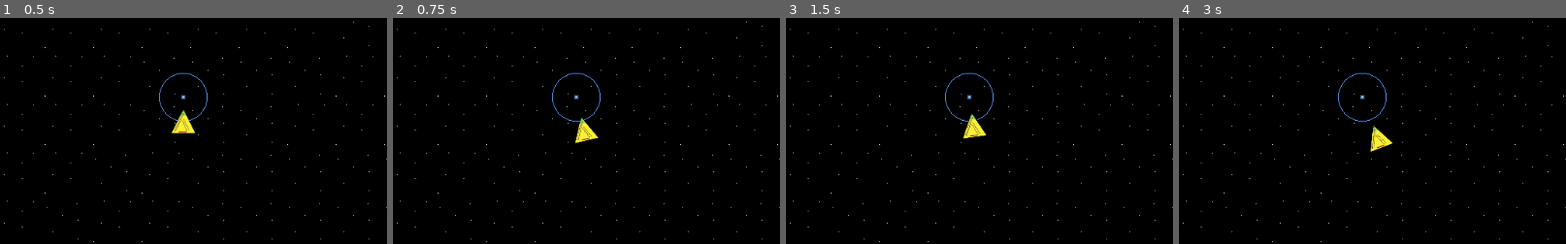
Above: before the commit, frames 1-4 (left to right).
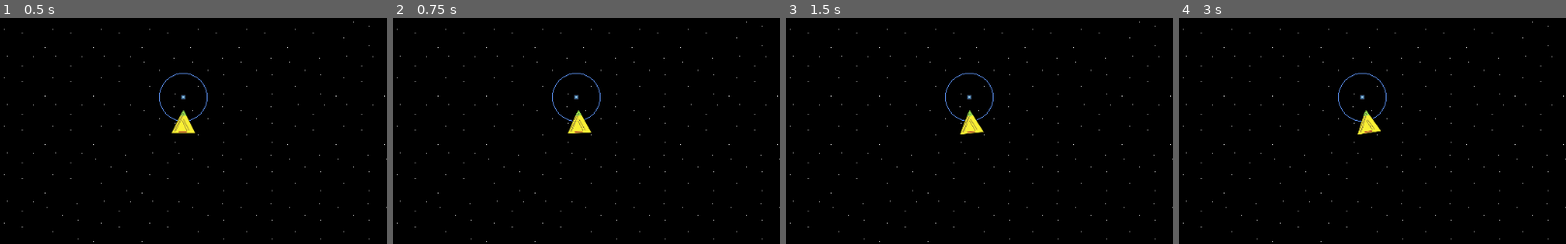
Above: after the commit, the same moments.

Repository: roycocup/round_in_circles
Game: Godot game, scene res://Scenes/World.tscn
Two runs of this game, one before a commit and one after it. Both use one fixed random seed, a clock stepped at 60 frames per second and the inputs below. The engine's default icon, where the game draws it, is replaced by a stand-in: a white triangle on a blue panel in a dark square.
Inputs:
- Up to frame 1 (0.5 s): no input
- Up to frame 2 (0.75 s): tap Enter at 0.5 s; hold Right (ui_right) from 0.53 s (still down)
- Up to frame 3 (1.5 s): tap Space at 1.25 s; release Right (ui_right) at 1.28 s; hold Left (ui_left) from 1.28 s (still down)
- Up to frame 4 (3 s): tap Enter at 2 s; release Left (ui_left) at 2.03 s; hold Right (ui_right) from 2.03 s (still down); tap Space at 2.75 s
The pictures show only the part of the screen within x 26-76%, y 25-75%; the shares and areas given below are measured in that part.

Frame 1 is identical in both runs. In frame 2, 0.5% of the frame differs, in the area x 45-54%, y 40-56%; in frame 3, 0.4%; in frame 4, 0.7%, in the area x 46-56%, y 40-60%.

Commit message:
rotating

Diff:
--- a/Scenes/Ship.tscn
+++ b/Scenes/Ship.tscn
@@ -5,13 +5,11 @@
 
 [sub_resource type="RectangleShape2D" id=1]
 
-[node name="Ship" type="Node2D"]
+[node name="Ship" type="KinematicBody2D"]
 script = ExtResource( 2 )
 
 [node name="Sprite" type="Sprite" parent="."]
 texture = ExtResource( 1 )
 
-[node name="KinematicBody2D" type="KinematicBody2D" parent="."]
-
-[node name="CollisionShape2D" type="CollisionShape2D" parent="KinematicBody2D"]
+[node name="CollisionShape2D" type="CollisionShape2D" parent="."]
 shape = SubResource( 1 )
--- a/Scripts/Ship.gd
+++ b/Scripts/Ship.gd
@@ -1,27 +1,29 @@
-extends Node2D
+extends KinematicBody2D
 
 onready var world = get_tree().get_root().get_node("World")
+onready var point = world.get_node("Center").transform.origin
 
 var look_at_point = Vector2()
-onready var point = world.get_node("Center").transform.origin
+
+export var speed = 100
 
 func _ready():
 	pass
 
 func _process(delta):
-	look_at(point)
-	rotate(deg2rad(90))
-
+	pass
 
 func _input(event):
 	if event is InputEventKey:
+		var velocity = Vector2()
+		look_at(point)
+		rotate(deg2rad(90))
 		if Input.is_action_pressed("ui_left"):
-			position.x -= 5
-			position.y -= 5
+			velocity = Vector2(-1, 0).rotated(rotation) * speed
 		if Input.is_action_pressed("ui_right"):
-			position.x += 5
-			position.y += 5
+			velocity = Vector2(1, 0).rotated(rotation) * speed
+
+		move_and_slide(velocity)
 
 func _draw():
-	$Sprite.visible = true
 	pass
